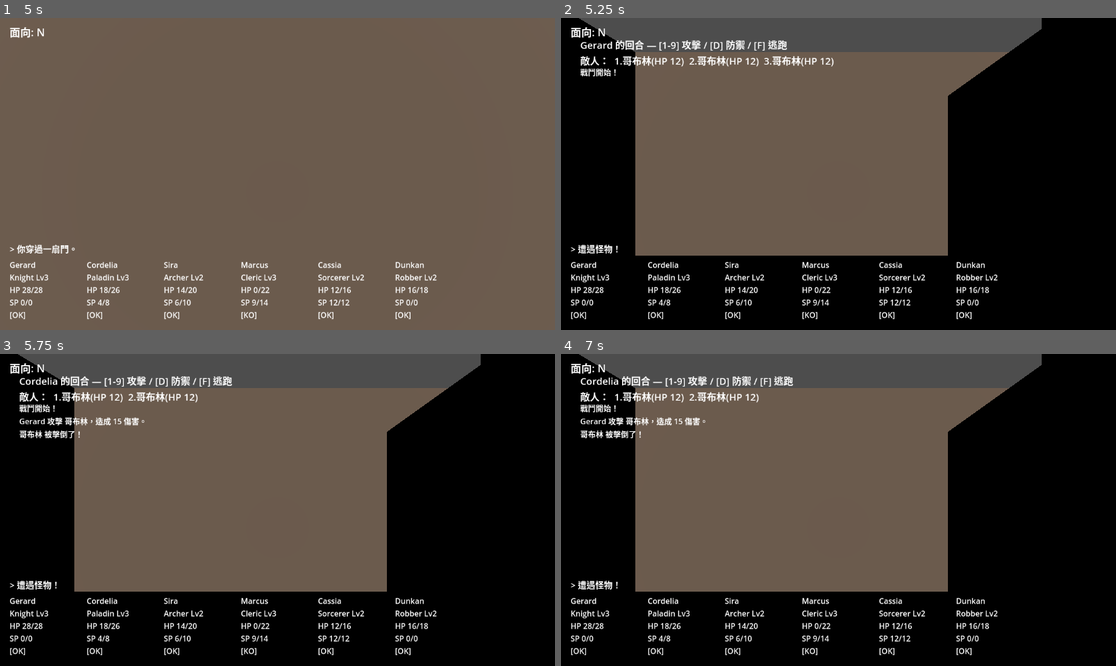
Above: before the commit, frames 1-4 (two rows, left to right).
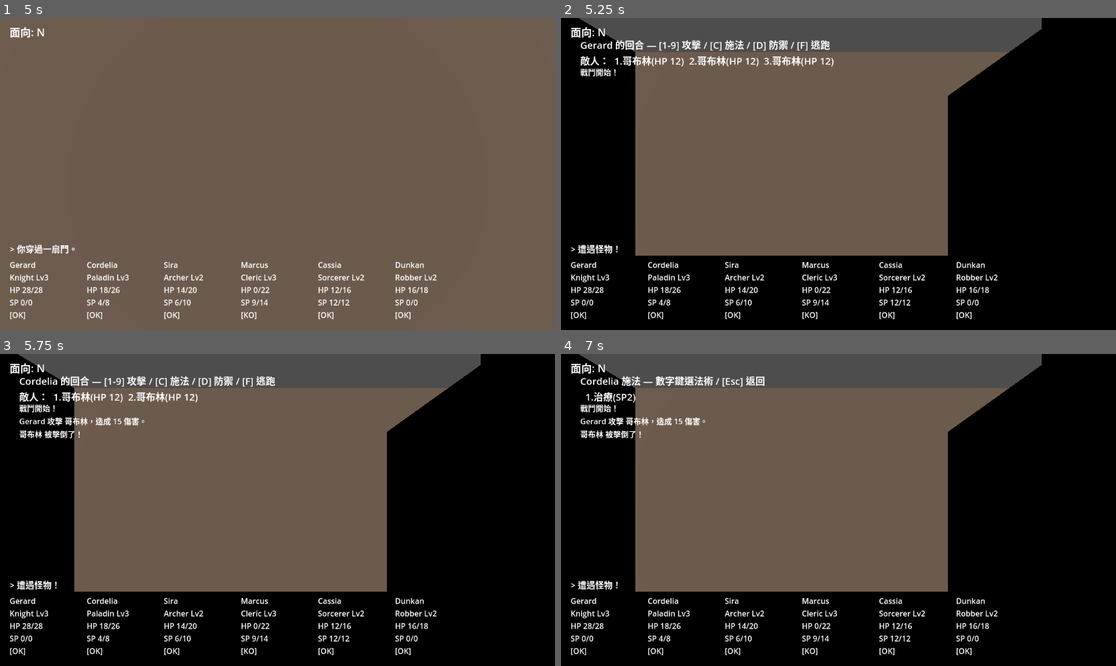
Above: after the commit, the same moments.

Repository: kurtsgm/mm
Game: Godot game, scene res://presentation/world/main.tscn
Two runs of this game, one before a commit and one after it. Both use one fixed random seed, a clock stepped at 60 frames per second and the inputs below.
Inputs (mouse positions are in pixels of both pictures, inside the frame that each line leads up to):
- Up to frame 1 (5 s): tap Enter at 0.5, 2, 3.5 s; move the mouse to (399, 158) at 0.52 s; hold E (strafe_right) 0.53-1.25 s; tap C at 0.6, 2.3 s; click (399, 158) at 0.67 s; tap 1 at 0.8, 3.6 s; tap Space at 1.25, 2.75, 4.25 s; drag from (166, 189) to (249, 236) at 1.27 s; move the mouse to (333, 105) at 2.02 s; hold E (strafe_right) 2.03-2.75 s; tap 9 at 2.1, 3.8 s; drag from (249, 236) to (111, 127) at 2.77 s; move the mouse to (444, 220) at 3.52 s; hold Q (strafe_left) 3.53-4.25 s; tap Escape at 4.15 s; drag from (111, 127) to (194, 96) at 4.27 s
- Up to frame 2 (5.25 s): move the mouse to (866, 174) at 5.02 s; hold S (move_back) from 5.03 s (still down); hold Shift from 5.03 s (still down); click (866, 174) at 5.17 s
- Up to frame 3 (5.75 s): keep holding S (move_back); keep holding Shift; tap 1 at 5.3 s
- Up to frame 4 (7 s): release S (move_back) at 5.75 s; release Shift at 5.75 s; drag from (755, 432) to (727, 525) at 5.77 s; move the mouse to (960, 494) at 6.52 s; hold W (move_forward) from 6.53 s (still down); tap Ctrl at 6.6 s; tap C at 6.8 s

Frame 1 is identical in both runs. In frame 2, 0.4% of the frame differs, in the area x 27-49%, y 7-11%; in frame 3, 0.4%; in frame 4, 1.1%, in the area x 3-42%, y 7-16%.

Commit message:
feat: add [C] cast flow to CombatLayer (spell + target select)
Co-Authored-By: Claude Opus 4.8 (1M context) <noreply@anthropic.com>

Diff:
--- a/presentation/combat/combat_layer.gd
+++ b/presentation/combat/combat_layer.gd
@@ -16,9 +16,13 @@
 var _prompt_label: Label
 var _log_label: Label
 var _log_lines: Array[String] = []
+var _mode: String = "action"           # "action" | "spell" | "target"
+var _spell_list: Array = []            # Array[SpellDef]
+var _pending_spell: SpellDef = null
 
 func begin(cs: CombatSystem, camera: Camera3D) -> void:
 	combat = cs
+	_mode = "action"
 	_camera = camera
 	_build_ui()
 	_spawn_billboards()
@@ -64,8 +68,14 @@
 		return
 	if not (event is InputEventKey and event.pressed and not event.echo):
 		return
+	var key: int = event.keycode
+	match _mode:
+		"action": _action_input(key)
+		"spell": _spell_input(key)
+		"target": _target_input(key)
+
+func _action_input(key: int) -> void:
 	var living := combat.living_monsters()
-	var key: int = event.keycode
 	if key >= KEY_1 and key <= KEY_9:
 		var idx := key - KEY_1
 		if idx < living.size():
@@ -74,6 +84,46 @@
 		_apply(combat.party_defend())
 	elif key == KEY_F:
 		_apply(combat.party_run())
+	elif key == KEY_C:
+		_open_spell_menu()
+
+func _open_spell_menu() -> void:
+	var actor = combat.current_combatant()
+	_spell_list = []
+	for id in actor.known_spells:
+		var s := SpellBook.get_spell(id)
+		if s != null and s.is_combat_usable():
+			_spell_list.append(s)
+	if _spell_list.is_empty():
+		_push_log("%s 沒有可在戰鬥中施放的法術。" % actor.name)
+		return
+	_mode = "spell"
+	_refresh_spell_prompt()
+
+func _spell_input(key: int) -> void:
+	if key == KEY_ESCAPE:
+		_mode = "action"; _refresh_prompt(); return
+	if key >= KEY_1 and key <= KEY_9:
+		var idx := key - KEY_1
+		if idx < _spell_list.size():
+			_pending_spell = _spell_list[idx]
+			var t: int = _pending_spell.target
+			if t == SpellDef.Target.ALL_ENEMIES or t == SpellDef.Target.ALL_ALLIES:
+				_cast_pending(0)
+			else:
+				_mode = "target"; _refresh_target_prompt()
+
+func _target_input(key: int) -> void:
+	if key == KEY_ESCAPE:
+		_mode = "spell"; _refresh_spell_prompt(); return
+	if key >= KEY_1 and key <= KEY_9:
+		_cast_pending(key - KEY_1)
+
+func _cast_pending(target_index: int) -> void:
+	var events := combat.party_cast(_pending_spell, target_index)
+	_pending_spell = null
+	_mode = "action"
+	_apply(events)
 
 func _apply(events: Array) -> void:
 	for e in events:
@@ -92,10 +142,30 @@
 
 func _refresh_prompt() -> void:
 	var actor = combat.current_combatant()
-	var text := "%s 的回合 — [1-9] 攻擊 / [D] 防禦 / [F] 逃跑\n敵人：" % actor.name
+	var text := "%s 的回合 — [1-9] 攻擊 / [C] 施法 / [D] 防禦 / [F] 逃跑\n敵人：" % actor.name
 	var living := combat.living_monsters()
 	for i in living.size():
 		text += "  %d.%s(HP %d)" % [i + 1, living[i].name, maxi(living[i].hp, 0)]
+	_prompt_label.text = text
+
+func _refresh_spell_prompt() -> void:
+	var actor = combat.current_combatant()
+	var text := "%s 施法 — 數字鍵選法術 / [Esc] 返回\n" % actor.name
+	for i in _spell_list.size():
+		var s: SpellDef = _spell_list[i]
+		text += "  %d.%s(SP%d)" % [i + 1, s.display_name, s.sp_cost]
+	_prompt_label.text = text
+
+func _refresh_target_prompt() -> void:
+	var text := "選擇目標 — 數字鍵 / [Esc] 返回\n"
+	if _pending_spell.target == SpellDef.Target.SINGLE_ALLY:
+		var ms := combat.party.members
+		for i in ms.size():
+			text += "  %d.%s(HP %d/%d)" % [i + 1, ms[i].name, maxi(ms[i].hp, 0), ms[i].hp_max]
+	else:
+		var living := combat.living_monsters()
+		for i in living.size():
+			text += "  %d.%s(HP %d)" % [i + 1, living[i].name, maxi(living[i].hp, 0)]
 	_prompt_label.text = text
 
 func _push_log(text: String) -> void:
